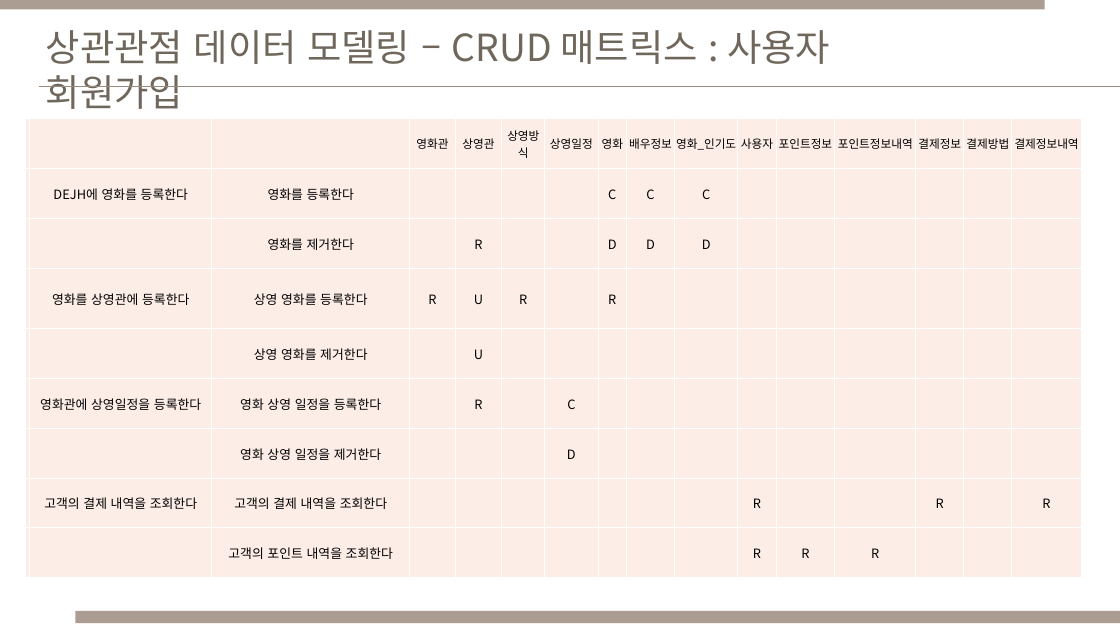
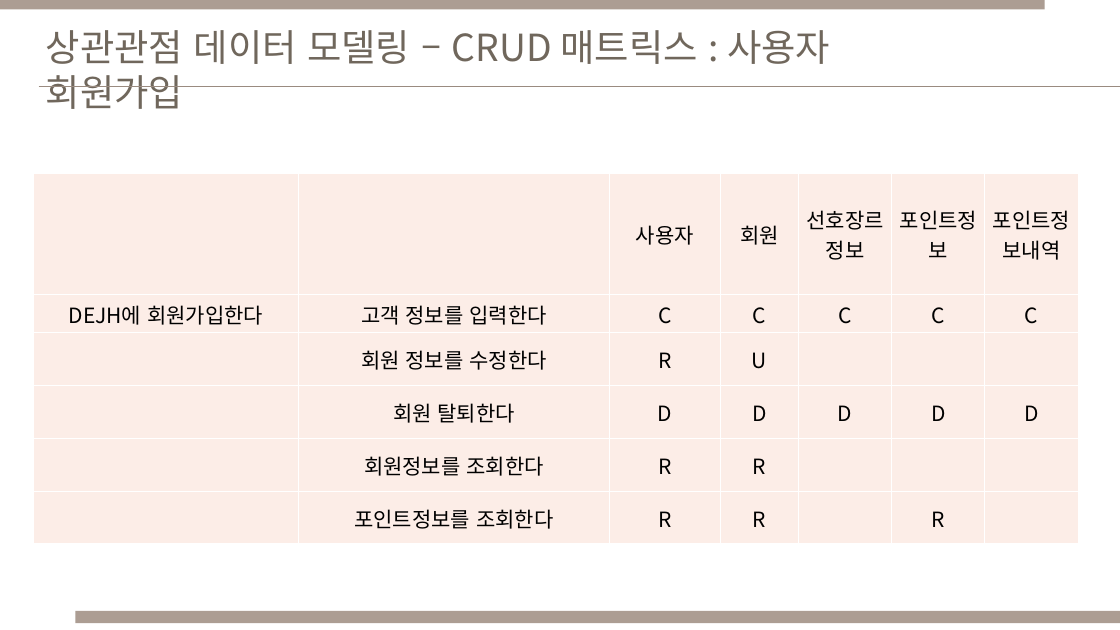
Before and after one commit to Cinema-System/My-Cinema, a slide deck: slide 19 of 중간발표/데이터베이스설계_중간발표_DEJH_모델링별.pptx. Drawn at 1120x630 pixels with LibreOffice and Linux fonts; fonts in the diff are those of the drawing. Boxes give left, top, right and bottom in pixels: in the first picture for what was removed or moved away, otherwise in the second. Text is boxed around its words. In the diff, an @@ line names an element or a change of style, - is before the commit and + after.

Commit message:
대본 정보 update

```diff
--- a/중간발표/데이터베이스설계_중간발표_DEJH_모델링별.pptx
+++ b/중간발표/데이터베이스설계_중간발표_DEJH_모델링별.pptx
@@ table at <box>34,174,1079,544</box> @@
- |  |  | 영화관 | 상영관 | 상영방식 | 상영일정 | 영화 | 배우정보 | 영화_인기도 | 사용자 | 포인트정보 | 포인트정보내역 | 결제정보 | 결제방법 | 결제정보내역
- | DEJH에 영화를 등록한다 | 영화를 등록한다 |  |  |  |  | C | C | C |  |  |  |  |  | 
- |  | 영화를 제거한다 |  | R |  |  | D | D | D |  |  |  |  |  | 
- | 영화를 상영관에 등록한다 | 상영 영화를 등록한다 | R | U | R |  | R |  |  |  |  |  |  |  | 
- |  | 상영 영화를 제거한다 |  | U |  |  |  |  |  |  |  |  |  |  | 
- | 영화관에 상영일정을 등록한다 | 영화 상영 일정을 등록한다 |  | R |  | C |  |  |  |  |  |  |  |  | 
- |  | 영화 상영 일정을 제거한다 |  |  |  | D |  |  |  |  |  |  |  |  | 
- | 고객의 결제 내역을 조회한다 | 고객의 결제 내역을 조회한다 |  |  |  |  |  |  |  | R |  |  | R |  | R
- |  | 고객의 포인트 내역을 조회한다 |  |  |  |  |  |  |  | R | R | R |  |  | 
+ |  | 사용자 | 회원 | 선호장르정보 | 포인트정보 | 포인트정보내역
+DEJH에 회원가입한다 | 고객 정보를 입력한다 | C | C | C | C | C
+ | 회원 정보를 수정한다 | R | U |  |  | 
+ | 회원 탈퇴한다 | D | D | D | D | D
+ | 회원정보를 조회한다 | R | R |  |  | 
+ | 포인트정보를 조회한다 | R | R |  | R | 
@@ table: place and size @@
-table at <box>25,118,1082,578</box>
+table at <box>34,174,1079,544</box>
```
Also in this commit, not shown: 3 other slides changed, 2 other files.
